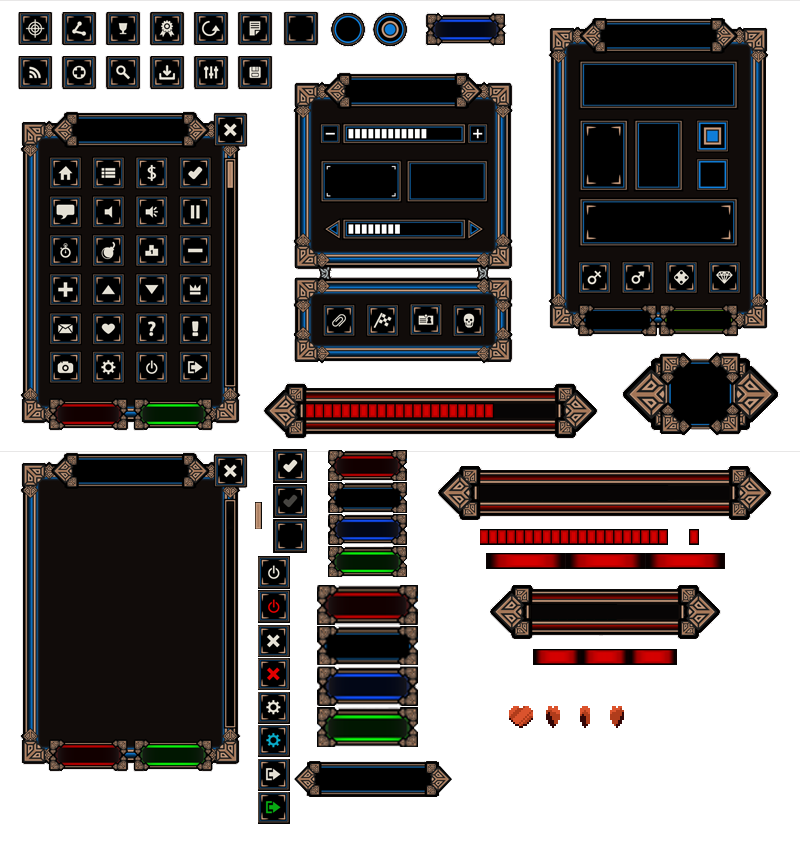
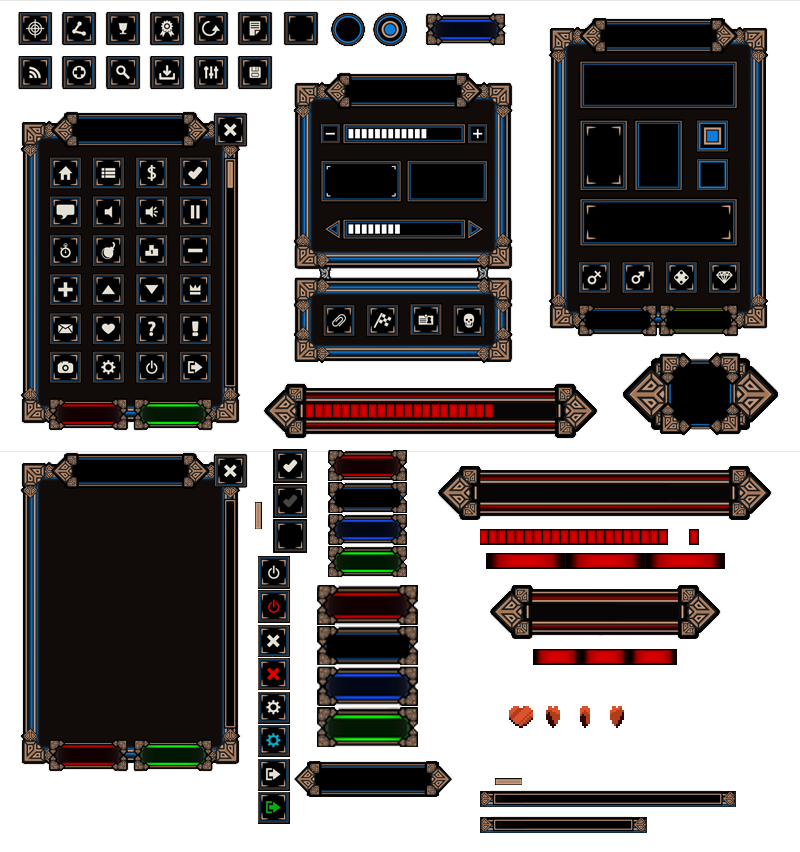
Layered file, before and after one edit (800 x 852). Changes by layer:
added layer "Slider copy" above "Slider" over [495, 778, 522, 785]
added layer "Slider Bar copy" above "Slider Bar" over [480, 816, 647, 833]
added layer "Slider Bar" above "CUrrent" over [480, 790, 736, 807]
